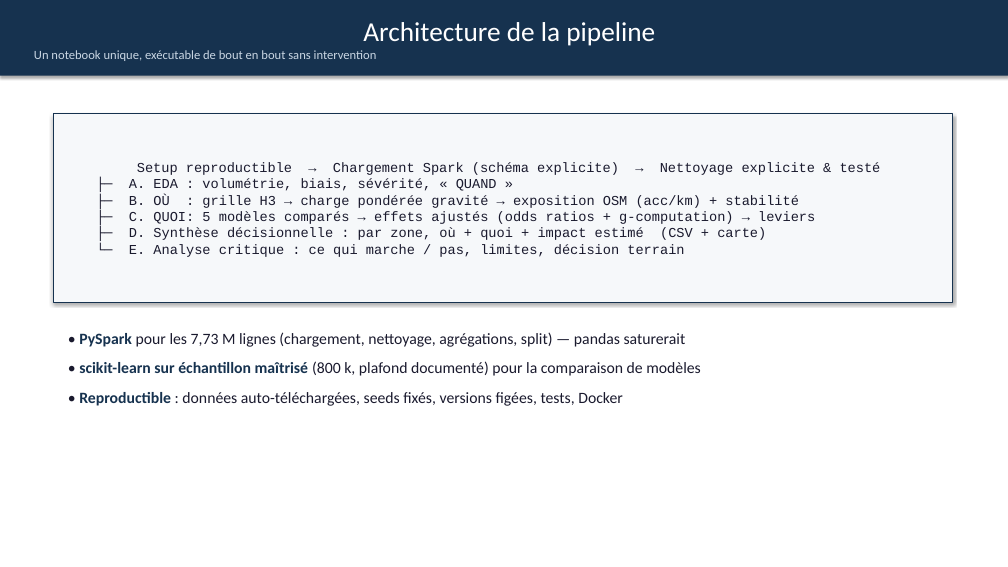
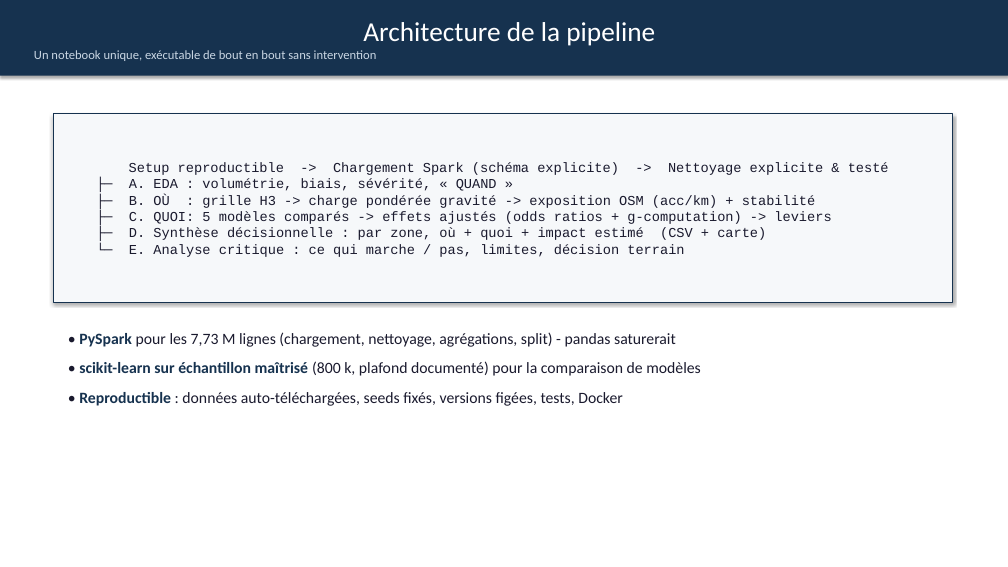
Before and after one commit to SabaMG/xploring, a slide deck: slide 5 of presentation/presentation_finale.pptx. Drawn at 1008x567 pixels with LibreOffice and Linux fonts; fonts in the diff are those of the drawing. Boxes give left, top, right and bottom in pixels: in the first picture for what was removed or moved away, otherwise in the second. Text is boxed around its words. In the diff, an @@ line names an element or a change of style, - is before the commit and + after.

Commit message:
Nettoyage typographique et allègement des commentaires
Uniformisation des tirets et flèches dans le code, les README et le rapport,
docstrings raccourcis, régénération du poster et des slides.

```diff
--- a/presentation/presentation_finale.pptx
+++ b/presentation/presentation_finale.pptx
@@ text in rectangle at bbox=[129, 162, 889, 175]: text changed @@
-Setup reproductible → Chargement Spark (schéma explicite) → Nettoyage explicite & testé
+Setup reproductible -> Chargement Spark (schéma explicite) -> Nettoyage explicite & testé
@@ text in rectangle at bbox=[129, 195, 831, 224]: text changed @@
-├─ B. OÙ : grille H3 → charge pondérée gravité → exposition OSM (acc/km) + stabilité
-├─ C. QUOI: 5 modèles comparés → effets ajustés (odds ratios + g-computation) → leviers
+├─ B. OÙ : grille H3 -> charge pondérée gravité -> exposition OSM (acc/km) + stabilité
+├─ C. QUOI: 5 modèles comparés -> effets ajustés (odds ratios + g-computation) -> leviers
@@ text at bbox=[79, 332, 676, 347]: text changed @@
-• PySpark pour les 7,73 M lignes (chargement, nettoyage, agrégations, split) — pandas saturerait
+• PySpark pour les 7,73 M lignes (chargement, nettoyage, agrégations, split) - pandas saturerait
```
Also in this commit, not shown: 18 other slides changed, 17 other files.
